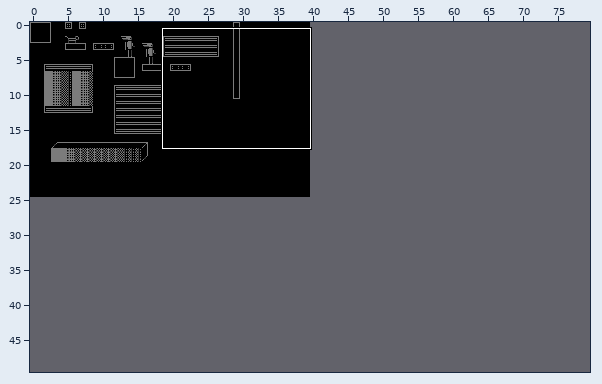
Level history. Tiled map (JSON): assets/maps/char_map_0.tmj. Above: a wide view before the commit, with the close-up outlined.
Close-up. As it was:
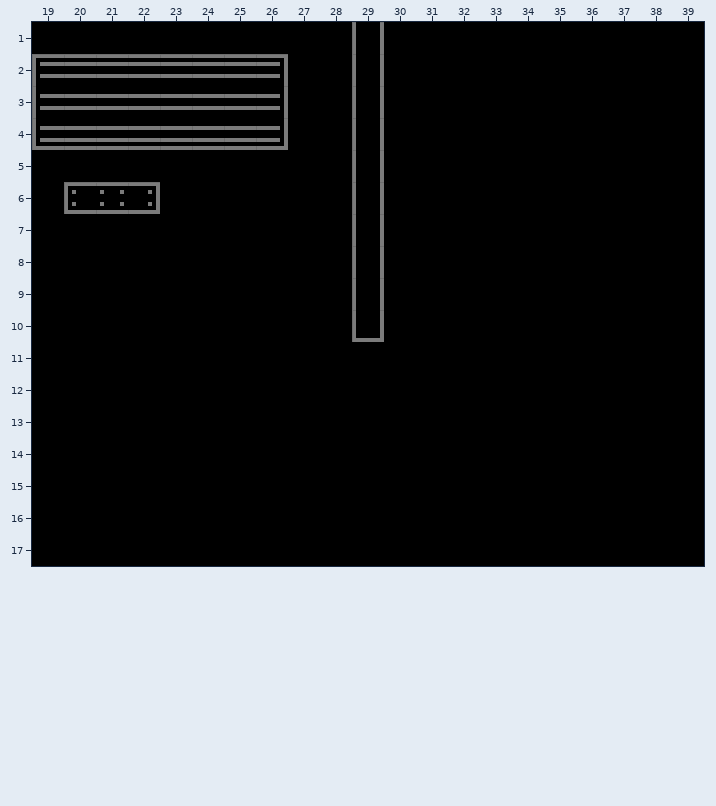
Cells are 8x8 px. Shown: x 19..39, y 1..17. The commit also changed other parts of the map, which this record leaves out. The old version is drawn lined up with the new one.
The result:
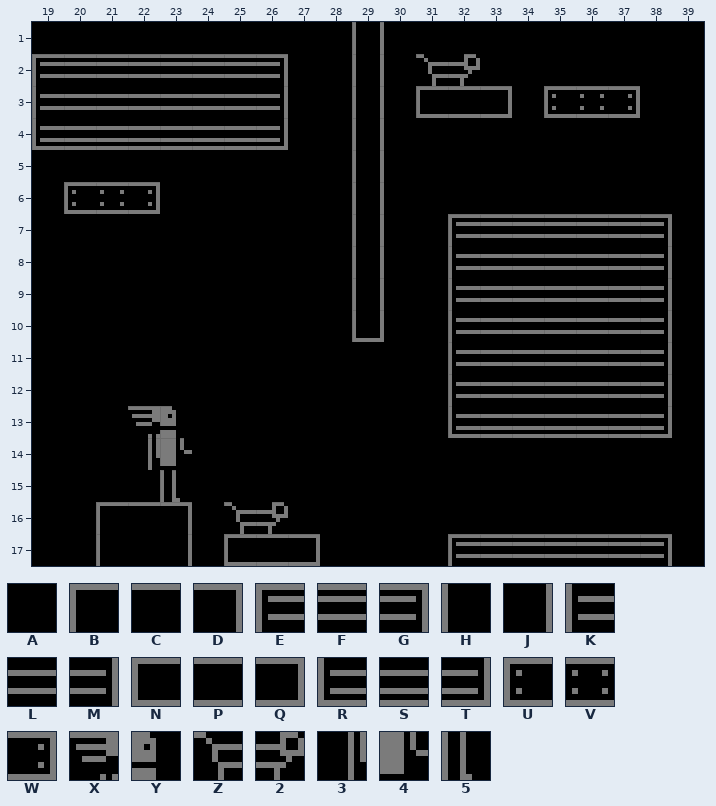
Key: from "char_set_0": A 0, B 2, C 3, D 4, E 5, F 6, G 7, H 18, J 20, K 21, L 22, M 23, N 24, P 25, Q 26, R 37, S 38, T 39, U 40, V 41, W 42, X 72, Y 73, Z 75, 2 76, 3 88, 4 89, 5 105.
_ is an empty cell.
The commit says: Add multiple screens
Changes in this commit:
{"change": "map size 40x25 -> 80x50 cells"}
{"where": "layer \"screen_map_1\""}
{"y":2,"x":31,"old":"AA","new":"Z2"}
{"y":3,"x":31,"old":"AAA","new":"NPQ"}
{"y":3,"x":35,"old":"AAA","new":"UVW"}
{"y":7,"x":32,"old":"AAAAAAA","new":"EFFFFFG"}
{"y":8,"x":32,"old":"AAAAAAA","new":"KLLLLLM"}
{"y":9,"x":32,"old":"AAAAAAA","new":"KLLLLLM"}
{"y":10,"x":32,"old":"AAAAAAA","new":"KLLLLLM"}
{"y":11,"x":32,"old":"AAAAAAA","new":"KLLLLLM"}
{"y":12,"x":32,"old":"AAAAAAA","new":"KLLLLLM"}
{"y":13,"x":22,"old":"AA","new":"XY"}
{"y":13,"x":32,"old":"AAAAAAA","new":"RSSSSST"}
{"y":14,"x":22,"old":"AA","new":"34"}
{"y":15,"x":23,"old":"A","new":"5"}
{"y":16,"x":21,"old":"AAA","new":"BCD"}
{"y":16,"x":25,"old":"AA","new":"Z2"}
{"y":17,"x":21,"old":"A","new":"H"}
{"y":17,"x":23,"old":"A","new":"J"}
{"y":17,"x":25,"old":"AAA","new":"NPQ"}
{"y":17,"x":32,"old":"AAAAAAA","new":"EFFFFFG"}
{"label":"changed","picture_box":[416,54,512,118]}
{"label":"changed","picture_box":[544,86,640,118]}
{"label":"changed","picture_box":[448,214,672,438]}
{"label":"changed","picture_box":[96,406,192,566]}
{"label":"changed","picture_box":[224,502,320,566]}
{"label":"changed","picture_box":[448,534,672,566]}
